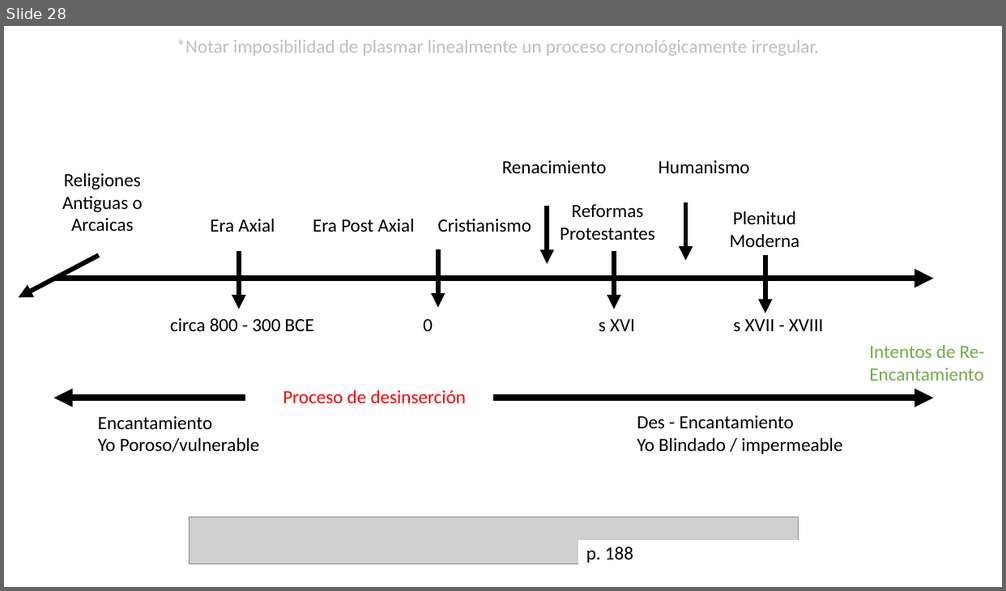
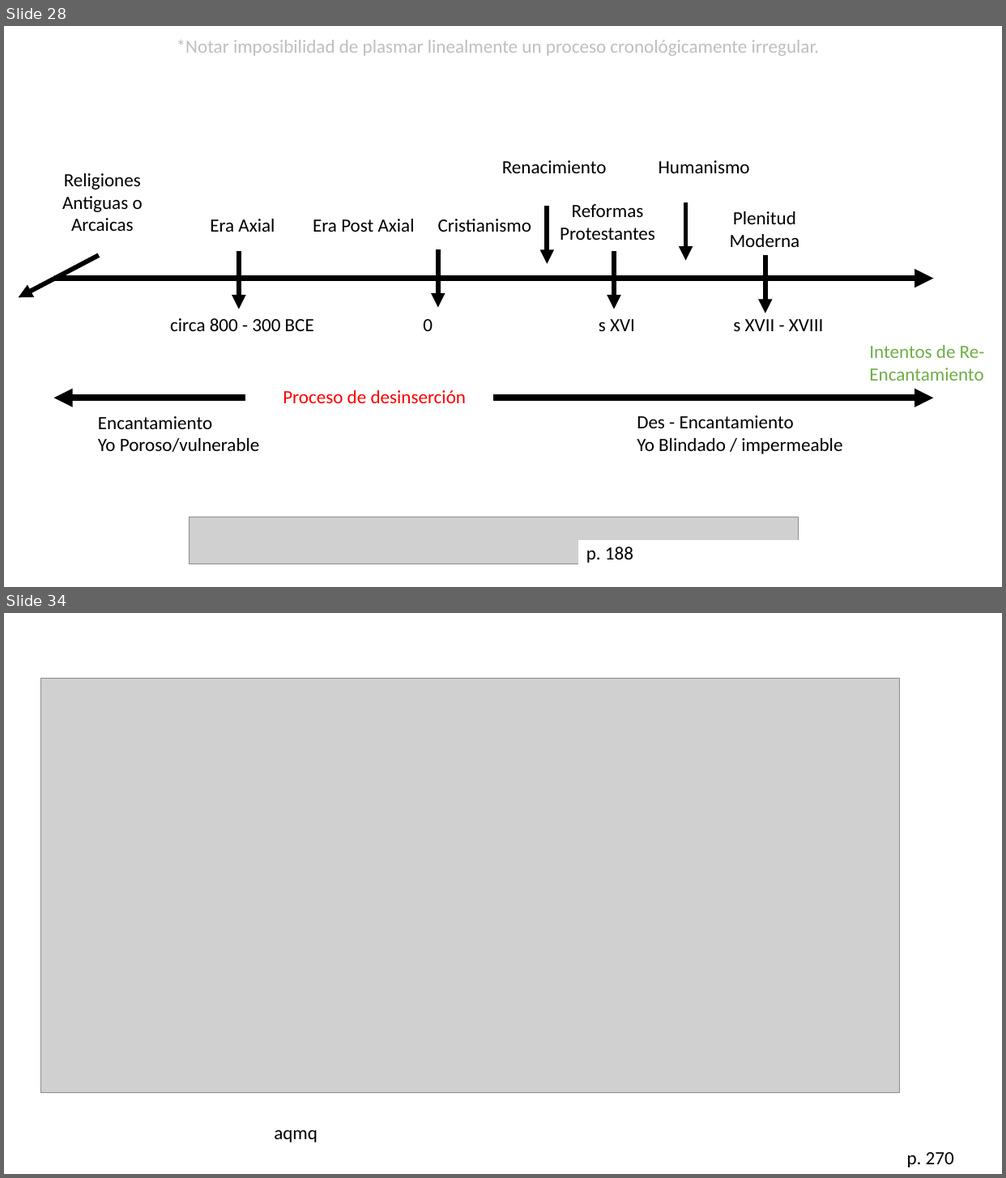
Before and after one commit to zaboltar/zaboltar.github.io, a slide deck: assets uarm/2023 2 UarmPCrit/Taylor - Era Secular 3 y 5.pptx. Shown one above the other, each under a label of ours: slide 28 before the commit, slides 28 and 34 after it; the slides between them are not shown. The pictures are 1006x591 and 1006x1178 pixels, drawn with LibreOffice and Linux fonts; fonts in the diff are those of the drawing; grey boxes stand for pictures. Boxes give left, top, right and bottom in pixels: in the first picture for what was removed or moved away, otherwise in the second. Text is boxed around its words. In the diff, an @@ line names an element or a change of style, - is before the commit and + after.

```diff
--- a/assets uarm/2023 2 UarmPCrit/Taylor - Era Secular 3 y 5.pptx
+++ b/assets uarm/2023 2 UarmPCrit/Taylor - Era Secular 3 y 5.pptx
@@ slide 34 added at [4, 613, 1002, 1174], background #FFFFFF @@
@@ picture added at [40, 678, 899, 1093] @@
@@ text added at [274, 1130, 317, 1143], 18 pt, text #000000 @@
+aqmq
@@ text added at [907, 1152, 954, 1168], 18 pt, text #000000 @@
+p. 270
```
Also in this commit, not shown: 25 other slides added, 2 other files.
